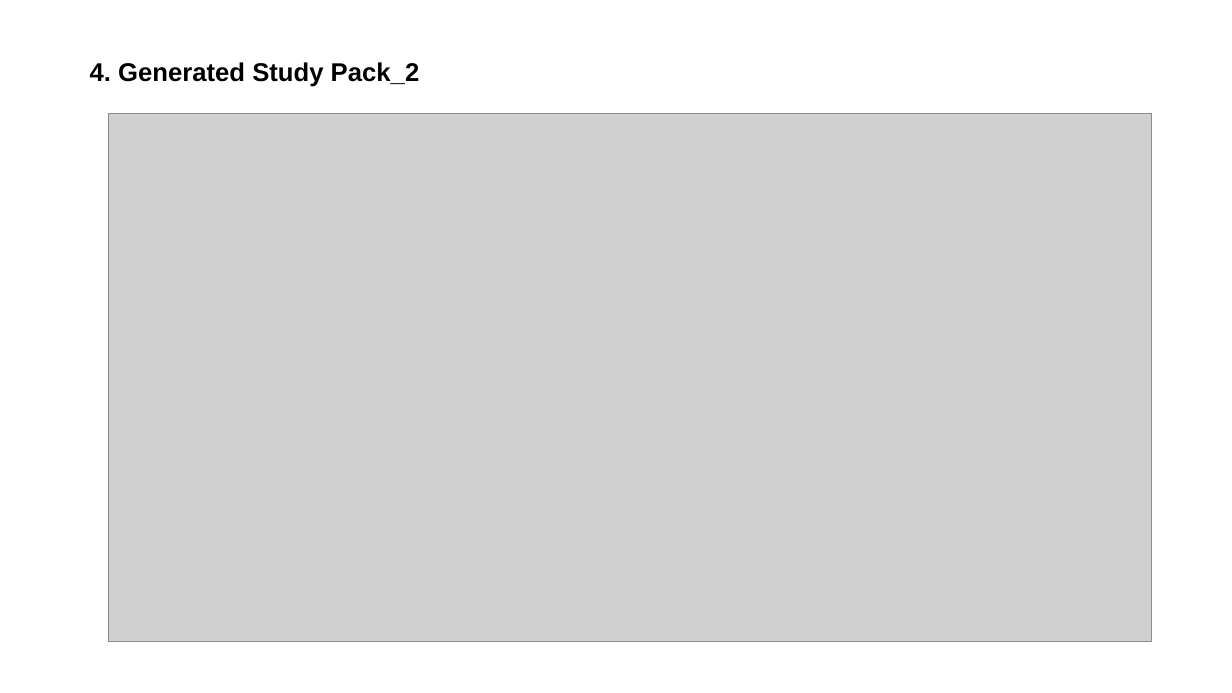
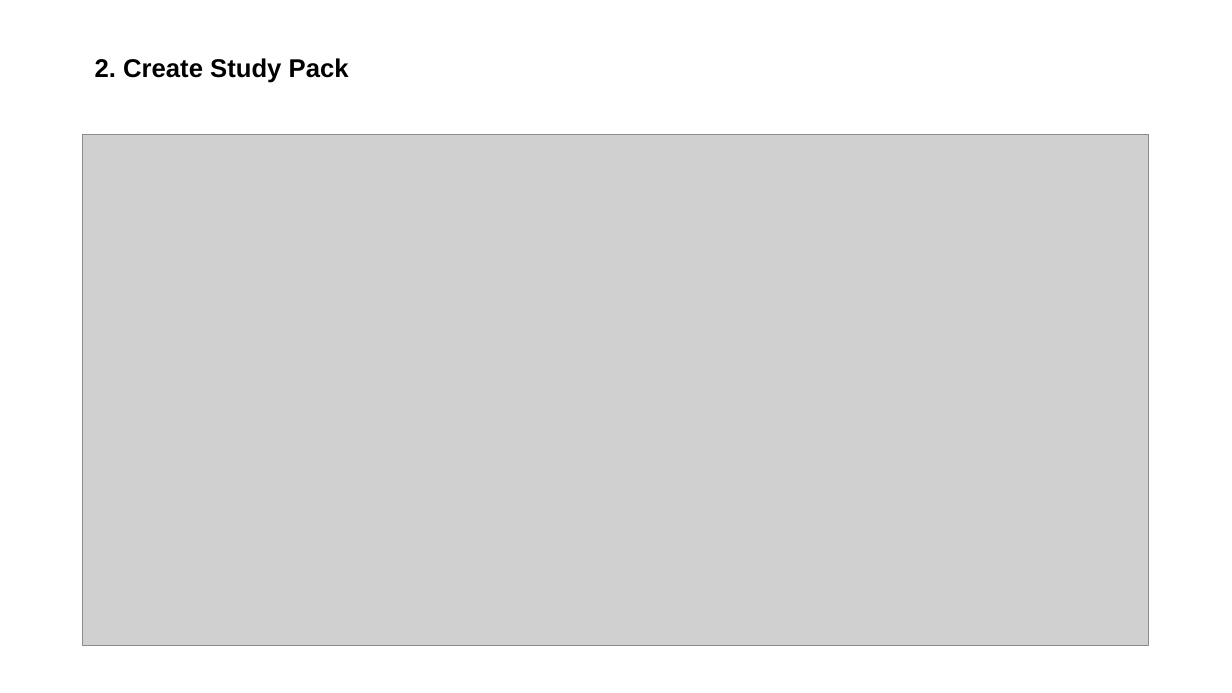
Before and after one commit to Swapnika2229/LearnEase-AI, a slide deck: slide 14 of LearnEase_AI_Project_Presentation.pptx (slide 16 before the commit). Drawn at 1232x693 pixels with LibreOffice and Linux fonts; fonts in the diff are those of the drawing; grey boxes stand for pictures. Boxes give left, top, right and bottom in pixels: in the first picture for what was removed or moved away, otherwise in the second. Text is boxed around its words. In the diff, an @@ line names an element or a change of style, - is before the commit and + after.

```diff
--- a/LearnEase_AI_Project_Presentation.pptx
+++ b/LearnEase_AI_Project_Presentation.pptx
@@ text at (95,58,349,83): text changed @@
-4. Generated Study Pack_2
+2. Create Study Pack
@@ picture: place and size @@
-picture at (108,114,1152,641)
+picture at (83,135,1150,646)
```
Also in this commit, not shown: 4 other slides changed, 5 slides added, 2 slides removed.
